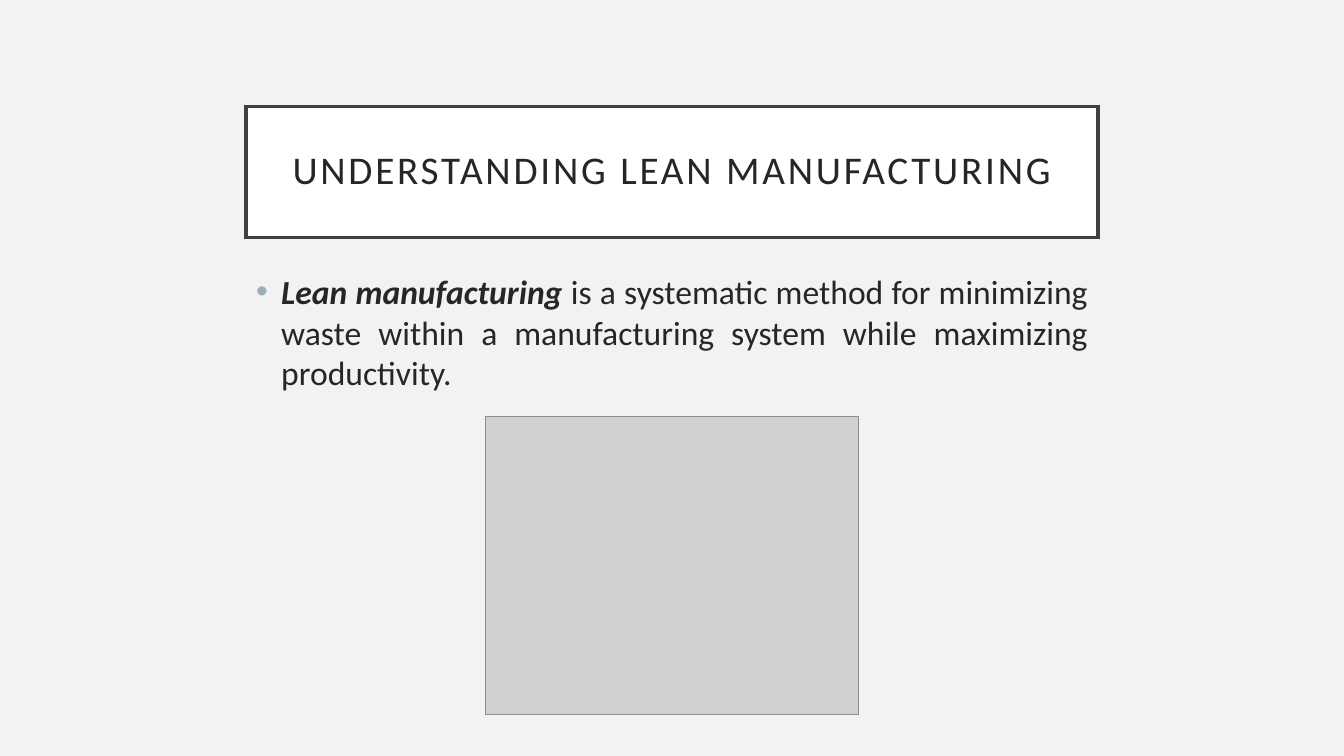
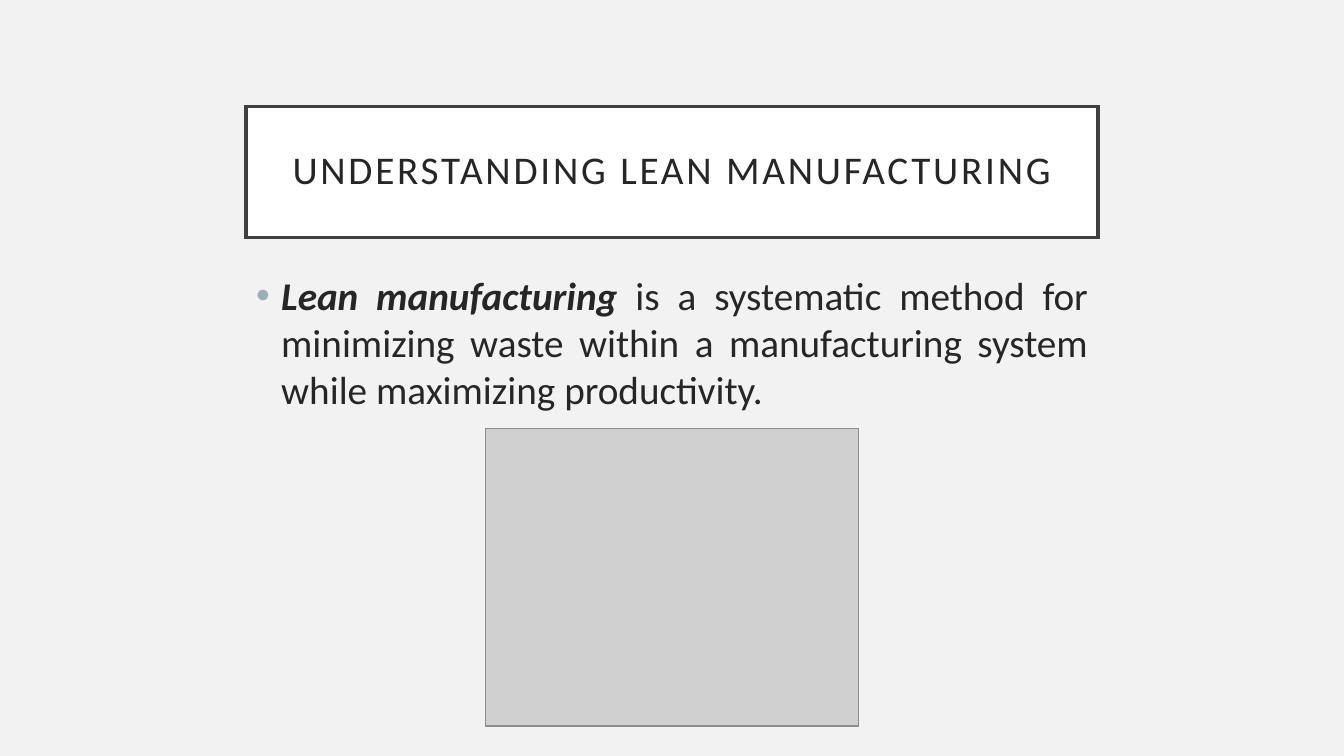
Before and after one commit to gozoniy/c--study, a slide deck: slide 3 of eng/lean manufacturing.pptx (slide 2 before the commit). Drawn at 1344x756 pixels with LibreOffice and Linux fonts; fonts in the diff are those of the drawing; grey boxes stand for pictures. Boxes give left, top, right and bottom in pixels: in the first picture for what was removed or moved away, otherwise in the second. Text is boxed around its words. In the diff, an @@ line names an element or a change of style, - is before the commit and + after.

```diff
--- a/eng/lean manufacturing.pptx
+++ b/eng/lean manufacturing.pptx
@@ text "Lean manufacturing is a systematic ..." at bbox=[281, 282, 1088, 411]: size 24 to 28 pt @@
@@ picture: place and size @@
-picture at bbox=[486, 416, 858, 715]
+picture at bbox=[486, 429, 858, 727]
```
Also in this commit, not shown: 1 other slide changed, 1 slide added, 5 other files.
